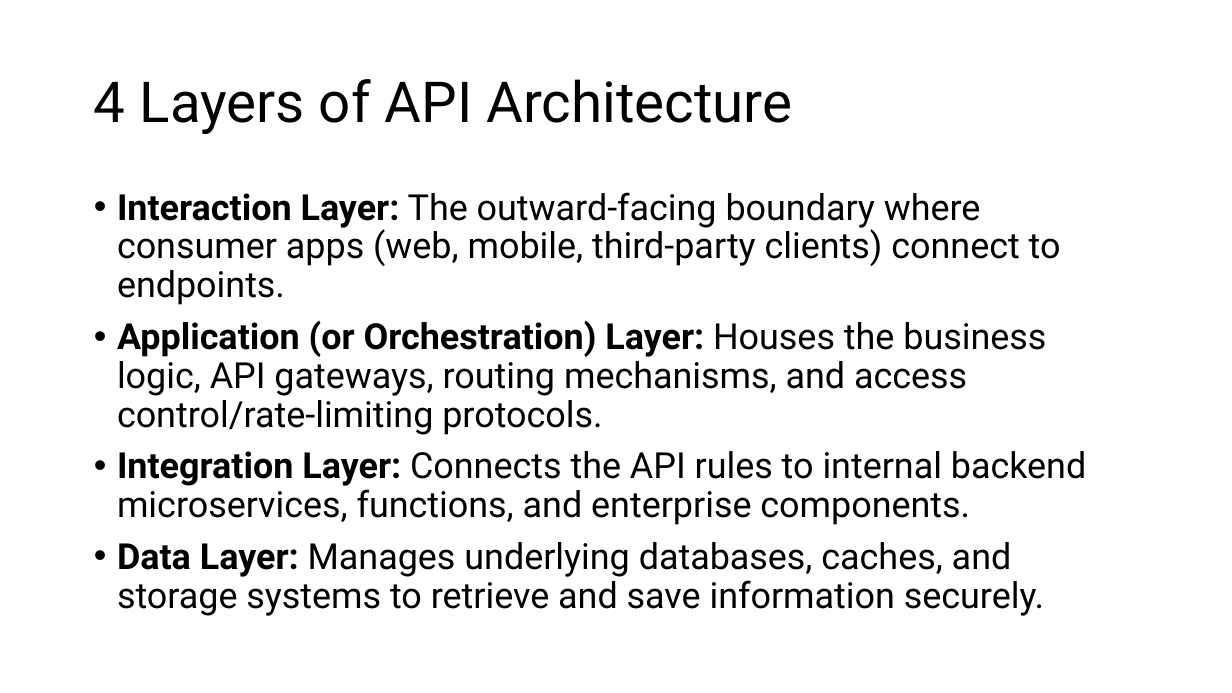
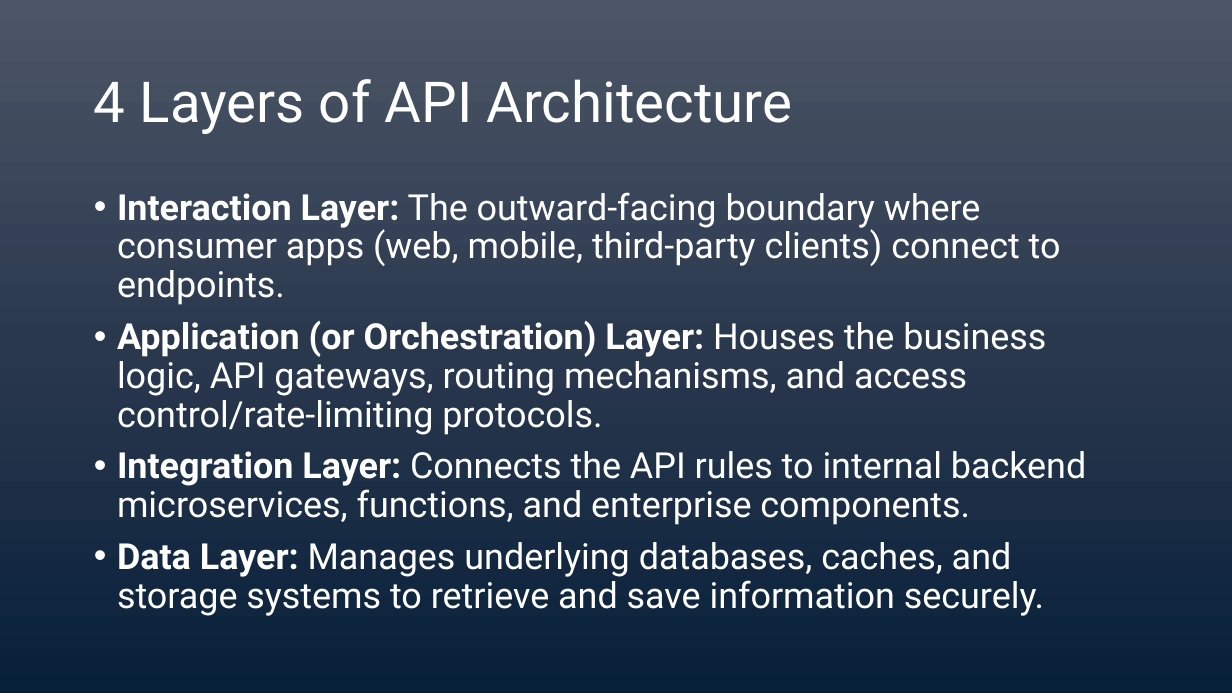
Before and after one commit to imtrainer2020/AdvancedAPI, a slide deck: slide 7 of Slides/Day 1/L1 - API.pptx. Drawn at 1232x693 pixels with LibreOffice and Linux fonts; fonts in the diff are those of the drawing. Boxes give left, top, right and bottom in pixels: in the first picture for what was removed or moved away, otherwise in the second. Text is boxed around its words. In the diff, an @@ line names an element or a change of style, - is before the commit and + after.

```diff
--- a/Slides/Day 1/L1 - API.pptx
+++ b/Slides/Day 1/L1 - API.pptx
@@ background #FFFFFF to gradient #4D5667 to #2B394F to #072139 @@
@@ title "4 Layers of API Architecture" at (x1=94, y1=79, x2=792, y2=134): text colour #000000 to #FFFFFF @@
@@ text "Interaction Layer: The outward-facing boundary ..." at (x1=117, y1=192, x2=1086, y2=616): text colour #000000 to #FFFFFF @@
```
Also in this commit, not shown: 11 other slides changed, 6 slides added, 6 slides removed, 7 other files.
